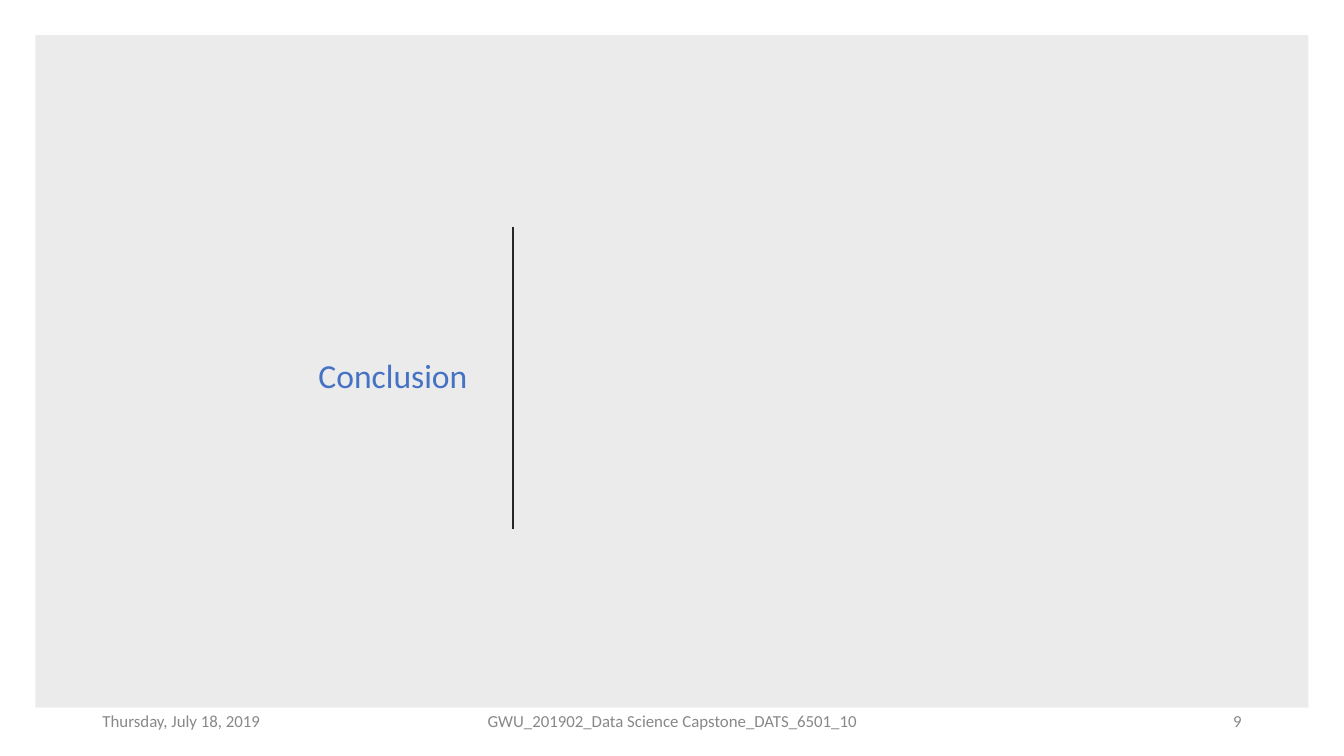
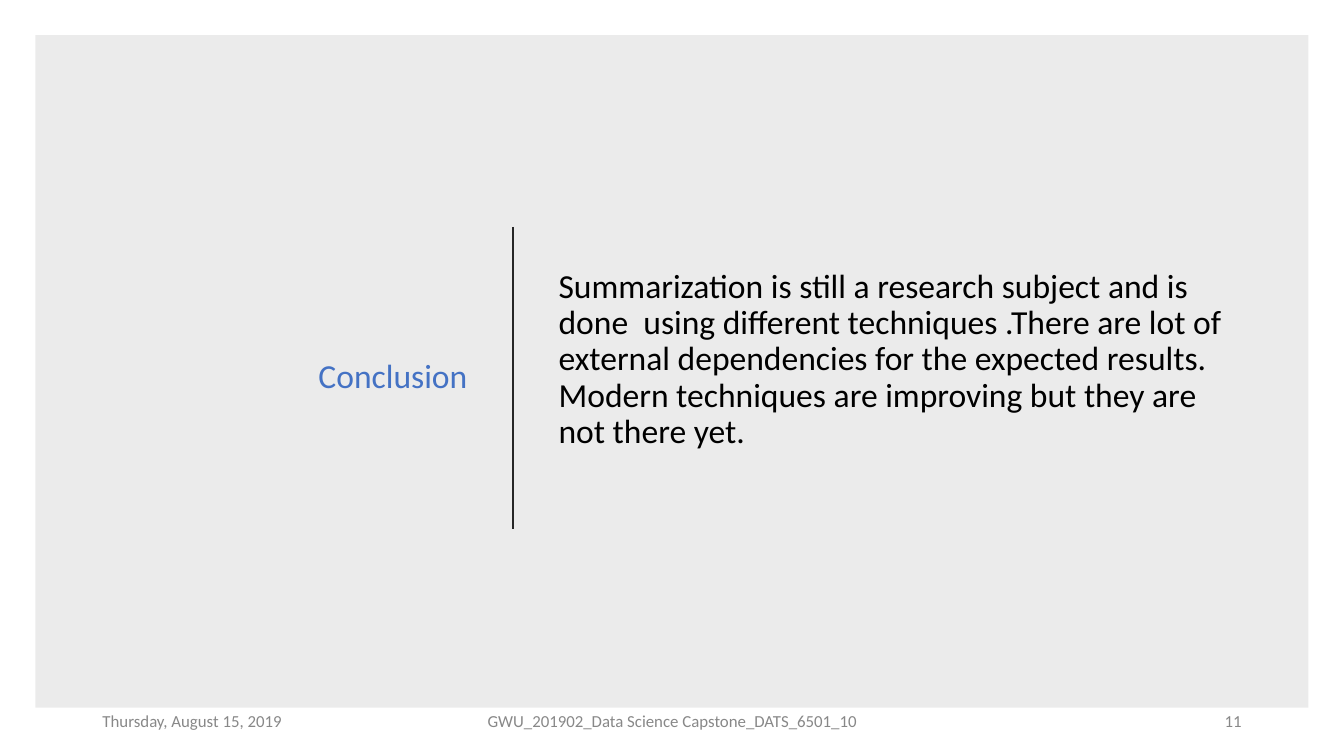
Before and after one commit to rpgwu/201902_Data-Science-Capstone_DATS_6501_10-, a slide deck: slide 11 of doc/Midterm.pptx (slide 9 before the commit). Drawn at 1344x756 pixels with LibreOffice and Linux fonts; fonts in the diff are those of the drawing. Boxes give left, top, right and bottom in pixels: in the first picture for what was removed or moved away, otherwise in the second. Text is boxed around its words. In the diff, an @@ line names an element or a change of style, - is before the commit and + after.

```diff
--- a/doc/Midterm.pptx
+++ b/doc/Midterm.pptx
@@ text added at (x1=559, y1=274, x2=1221, y2=449), 18 pt, text #000000 @@
+Summarization is still a research subject and is done using different techniques .There are lot of external dependencies for the expected results. Modern techniques are improving but they are not there yet.
@@ text at (x1=102, y1=715, x2=282, y2=730): text changed @@
-Thursday, July 18, 2019
+Thursday, August 15, 2019
@@ page number at (x1=1225, y1=716, x2=1242, y2=727): text changed @@
-9
+11
```
Also in this commit, not shown: 14 other slides changed, 1 slide added, 1 other file.
